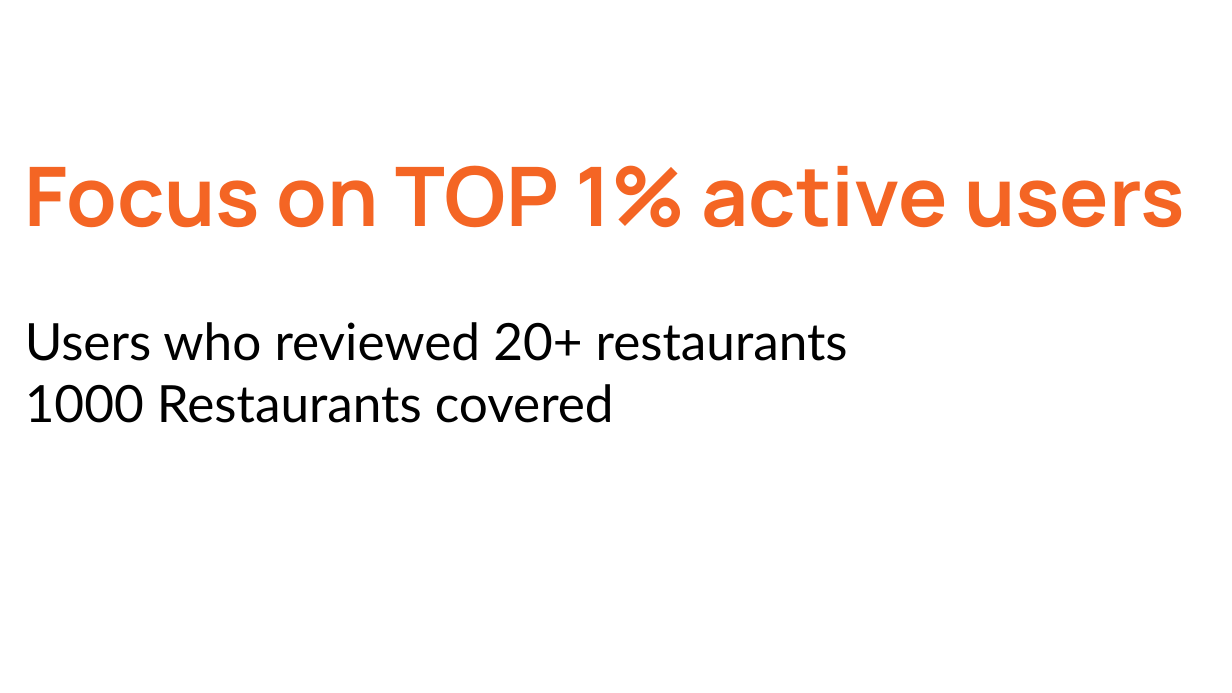
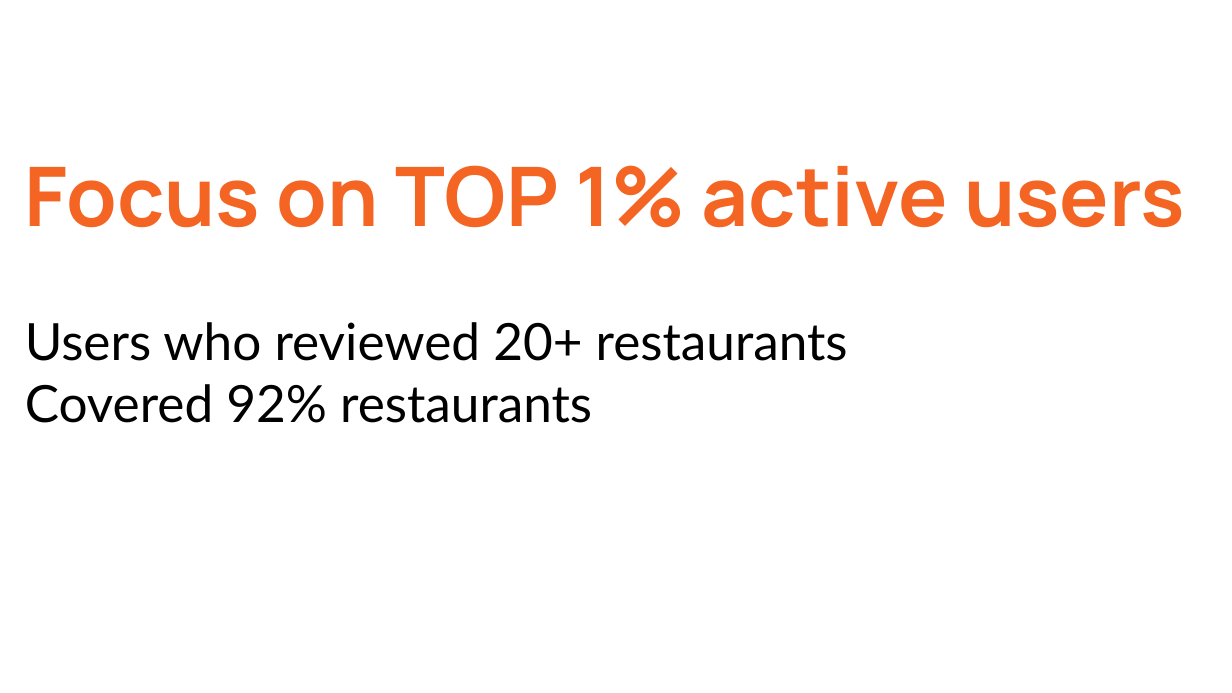
Before and after one commit to nycdatasci/bootcamp008_project, a slide deck: slide 5 of Project4-Capstone/Yay Data/Presentation/Your big idea.pptx. Drawn at 1232x693 pixels with LibreOffice and Linux fonts; fonts in the diff are those of the drawing; background and template pictures are left out. Boxes give left, top, right and bottom in pixels: in the first picture for what was removed or moved away, otherwise in the second. Text is boxed around its words. In the diff, an @@ line names an element or a change of style, - is before the commit and + after.

```diff
--- a/Project4-Capstone/Yay Data/Presentation/Your big idea.pptx
+++ b/Project4-Capstone/Yay Data/Presentation/Your big idea.pptx
@@ title at (25,384,592,423): text changed @@
-1000 Restaurants covered
+Covered 92% restaurants
```
Also in this commit, not shown: 7 other slides changed, 2 slides added, 1 other file.
